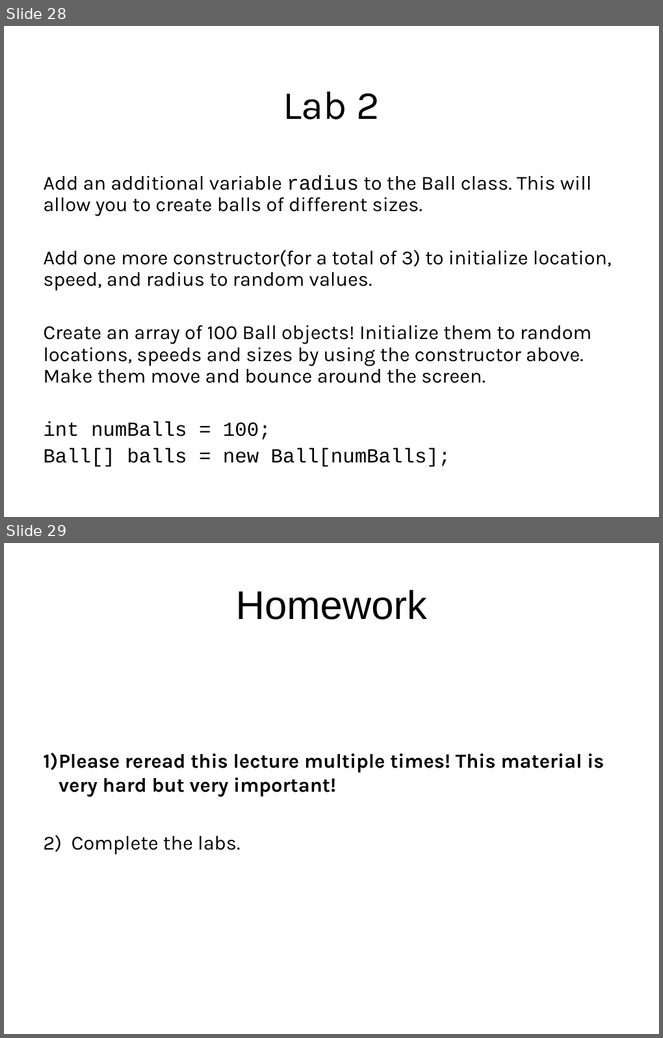
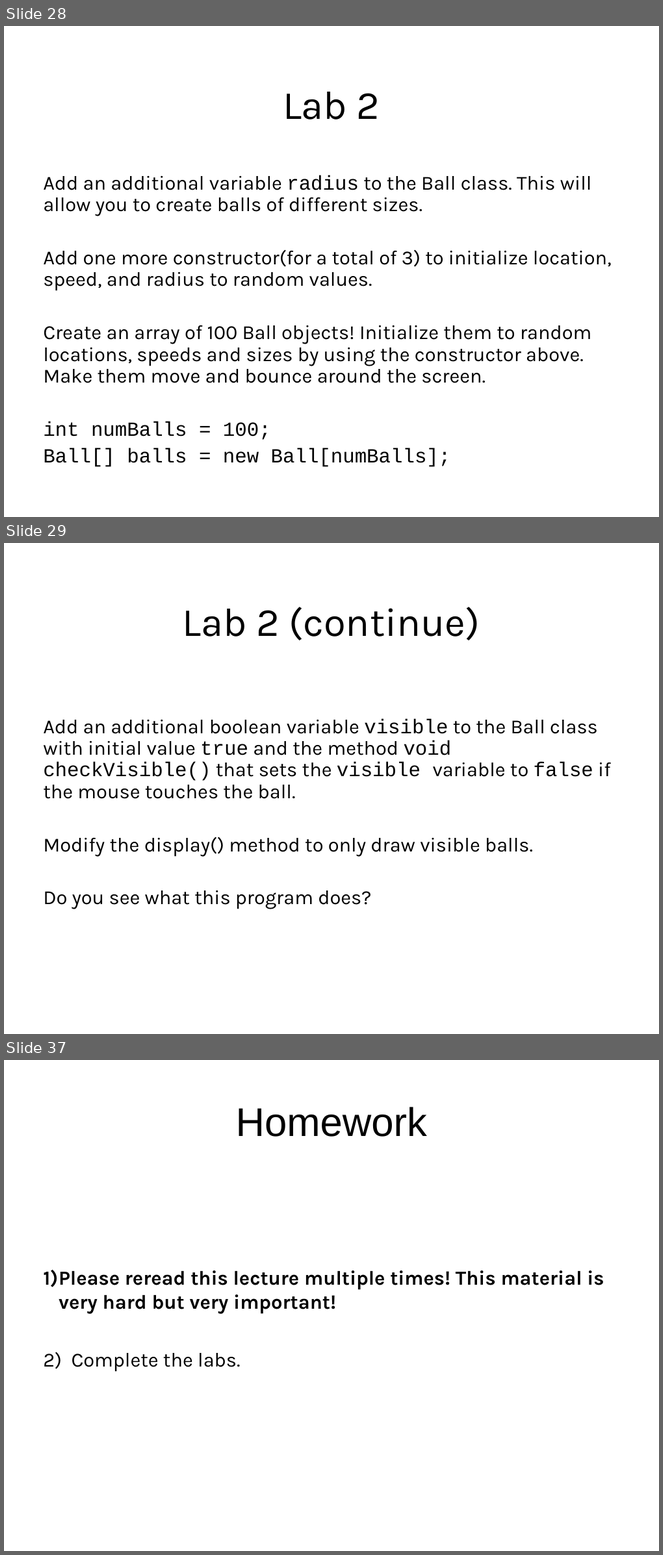
Before and after one commit to LongBaoNguyen/longbaonguyen.github.io, a slide deck: courses/apcsp/lecture11.ppt. Shown one above the other, each under a label of ours: slides 28 and 29 before the commit, slides 28, 29 and 37 after it; the slides between them are not shown. The pictures are 663x1038 and 663x1555 pixels, drawn with LibreOffice and Linux fonts; fonts in the diff are those of the drawing; background and template pictures are left out. Boxes give left, top, right and bottom in pixels: in the first picture for what was removed or moved away, otherwise in the second. Text is boxed around its words. In the diff, an @@ line names an element or a change of style, - is before the commit and + after.

```diff
--- a/courses/apcsp/lecture11.ppt
+++ b/courses/apcsp/lecture11.ppt
@@ slide 29 added at box(4, 543, 659, 1034), background picture (left out) @@
@@ title added at box(183, 607, 480, 641), 44 pt, text #000000 @@
+Lab 2 (continue)
@@ text added at box(43, 719, 611, 910), 22 pt, text #000000 @@
+Add an additional boolean variable visible to the Ball class with initial value true and the method void checkVisible() that sets the visible variable to false if the mouse touches the ball.
+Modify the display() method to only draw visible balls.
+Do you see what this program does?
@@ what was slide 29 is now slide 37 @@
```
Also in this commit, not shown: 1 slide changed, 7 other slides added, 5 other files.
